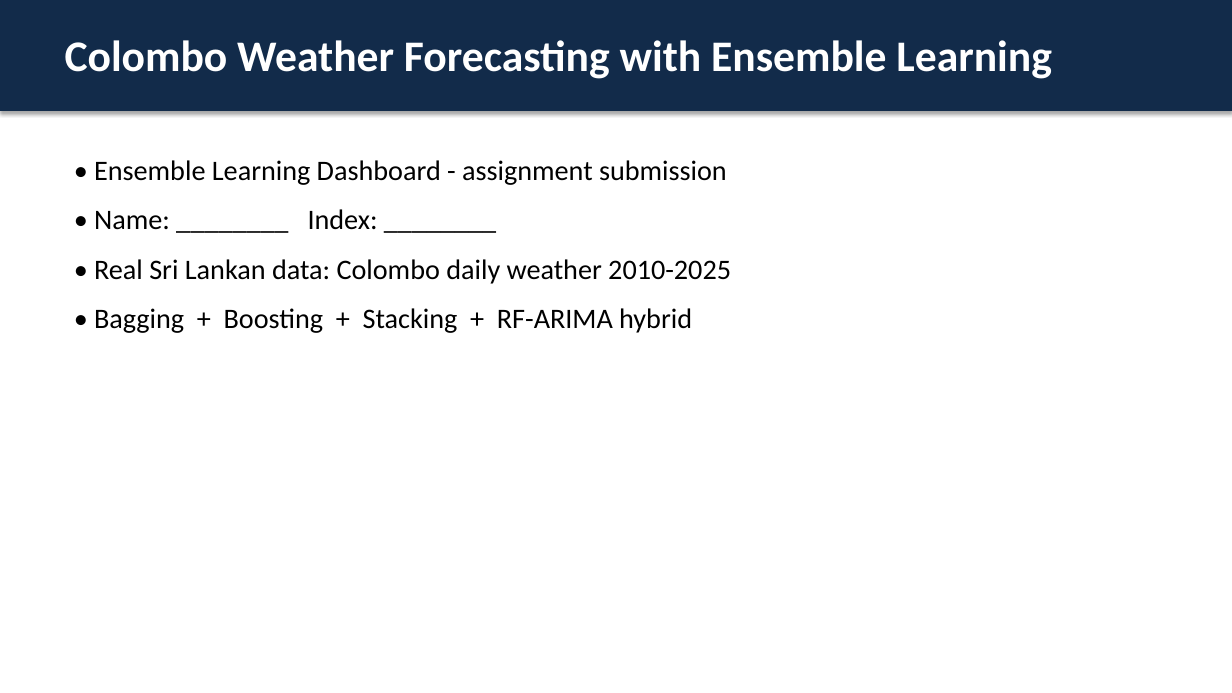
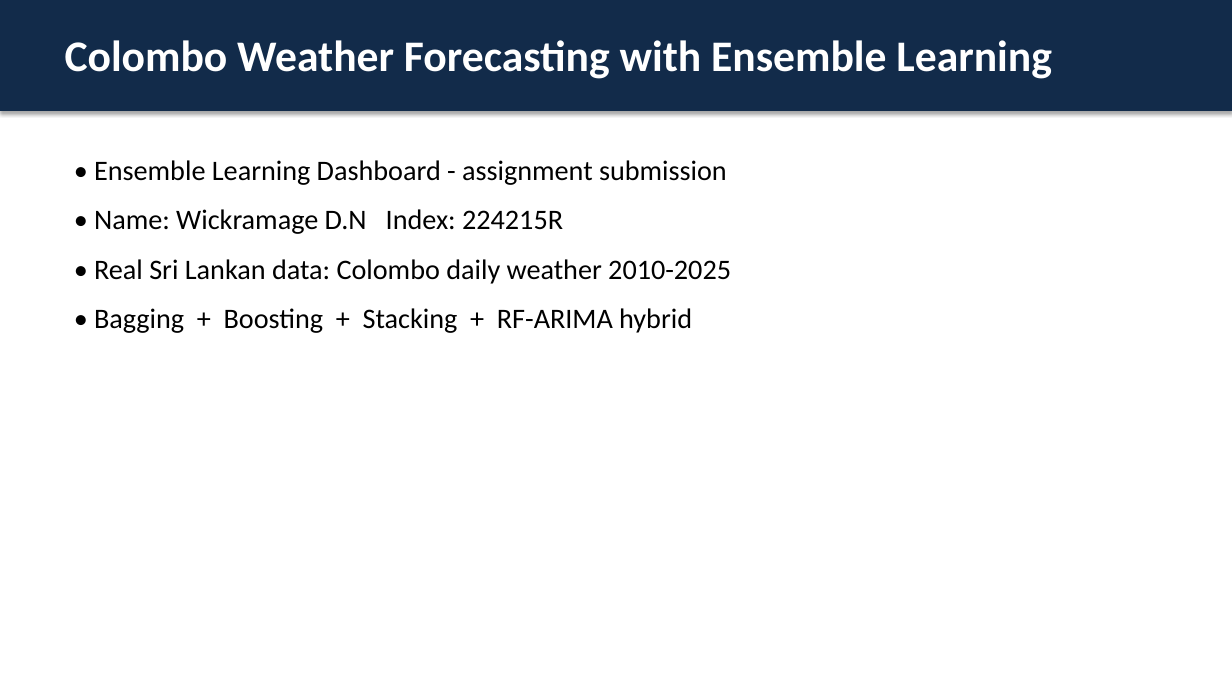
Before and after one commit to Dimashi2002/ensemble-learning-dashboard-lk, a slide deck: slide 1 of slides/Presentation.pptx. Drawn at 1232x693 pixels with LibreOffice and Linux fonts; fonts in the diff are those of the drawing. Boxes give left, top, right and bottom in pixels: in the first picture for what was removed or moved away, otherwise in the second. Text is boxed around its words. In the diff, an @@ line names an element or a change of style, - is before the commit and + after.

```diff
--- a/slides/Presentation.pptx
+++ b/slides/Presentation.pptx
@@ text at <box>94,209,563,234</box>: text changed @@
-• Name: ________ Index: ________
+• Name: Wickramage D.N Index: 224215R
```
Also in this commit, not shown: 4 other files.
